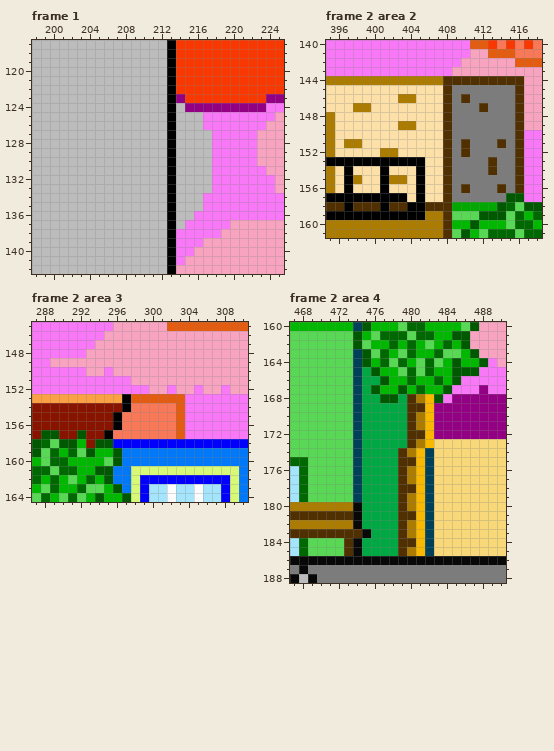
Pixel-art file -- Assets/Sprites/Backgrounds/World One Level Two/bg_mid_level.ase. Above is the file before it was changed.
768x256 pixels, 3 frames. Colours within 5 levels of each other are drawn and written as one. Shown: frame 1: x 198..225, y 117..142; frame 2 area 2: x 395..418, y 140..161; frame 2 area 3: x 287..310, y 145..164; frame 2 area 4: x 467..490, y 160..188. The commit also changed other frames or places, which this record leaves out.
New version:
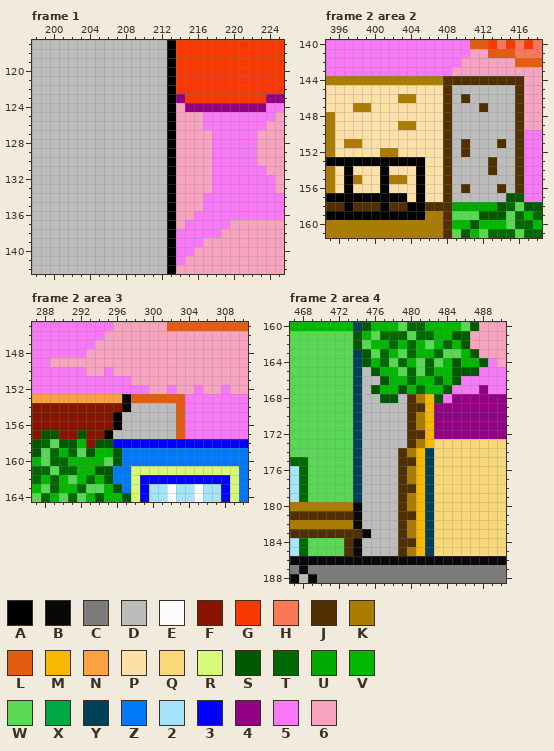
Palette (. is transparent): A #000000  B #080808  C #7c7c7c  D #bcbcbc  E #fcfcfc  F #881400  G #f83800  H #f87858  J #503000  K #ac7c00  L #e45c10  M #f8b800  N #fca044  P #fce0a8  Q #f8d878  R #d8f878  S #005800  T #006800  U #00a800  V #00b800  W #58d854  X #00a844  Y #004058  Z #0078f8  2 #a4e4fc  3 #0000fc  4 #940084  5 #f878f8  6 #f8a4c0
From old to new:
layer "BG_6" added
layer "BG_5" added
layer "BG_3a" added
layer "Sun" removed
layer "Farfar" removed
Frame 1, layer "BG_5":
y 124: x 214 D -> 6
y 125..126: x 214..216 DDD -> 666
y 127..133: x 214..217 DDDD -> 6666
y 134..135: x 214..216 DDD -> 666
y 136: x 214..215 DD -> 66
y 137: x 214 D -> 6
Frame 2 area 2, layer "BG_3a":
y 145: x 409..415 CCCCCCC -> DDDDDDD
y 146: x 409 C -> D; x 411..415 CCCCC -> DDDDD
y 147: x 409..411 CCC -> DDD; x 413..415 CCC -> DDD
y 148..150: x 409..415 CCCCCCC -> DDDDDDD
y 151: x 409 C -> D; x 411..413 CCC -> DDD; x 415 C -> D
y 152: x 409 C -> D; x 411..415 CCCCC -> DDDDD
y 153..154: x 409..412 CCCC -> DDDD; x 414..415 CC -> DD
y 155: x 409..415 CCCCCCC -> DDDDDDD
y 156: x 409 C -> D; x 411..413 CCC -> DDD; x 415 C -> D
y 157: x 409..414 CCCCCC -> DDDDDD
Frame 2 area 3, layer "BG_3a":
y 154: x 298..302 HHHHH -> DDDDD
y 155..156: x 297..302 HHHHHH -> DDDDDD
y 157: x 296..302 HHHHHHH -> DDDDDDD
Frame 2 area 4, layer "BG_3a":
y 165: x 475 X -> D
y 166: x 475..476 XX -> DD
y 167: x 475 X -> D
y 168: x 475..476 XX -> DD; x 479 X -> D
y 169..173: x 475..479 XXXXX -> DDDDD
y 174..182: x 475..478 XXXX -> DDDD
y 183: x 476..478 XXX -> DDD
y 184..185: x 475..478 XXXX -> DDDD
Boxes around the changes in both pictures, in picture pixels (x1, y1, x2, y2):
changed: (176, 103, 212, 229)
changed: (452, 85, 515, 202)
changed: (113, 403, 176, 439)
changed: (362, 367, 407, 556)
